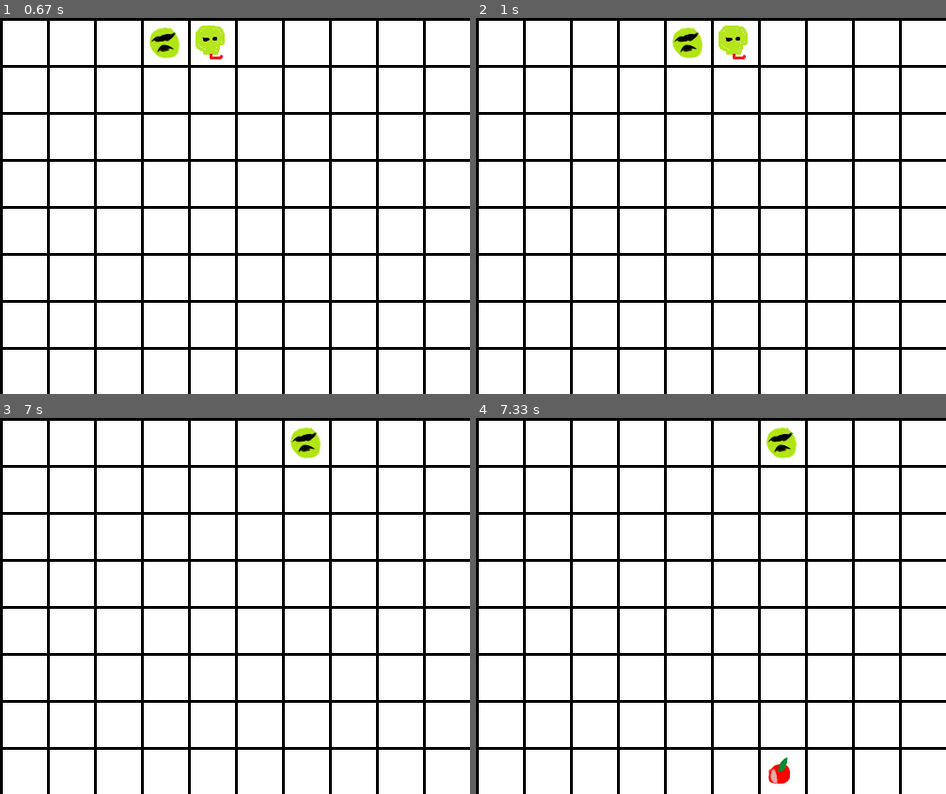
Above: before the commit, frames 1-4 (two rows, left to right).
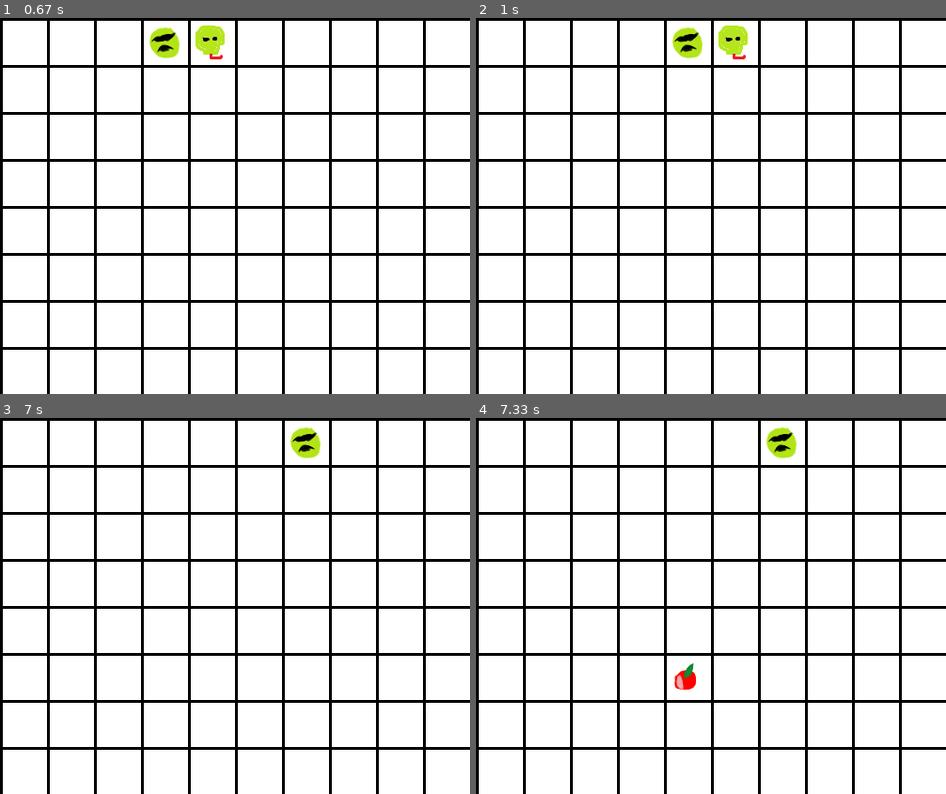
Above: after the commit, the same moments.

Repository: 0421cjy/pygames
Game: pygame game, started from 03_snakeGame/snakeGame.py
Two runs of this game, one before a commit and one after it. Both use one fixed random seed, a clock stepped at 60 frames per second and the inputs below.
Inputs:
- Up to frame 1 (0.67 s): hold Right from 0.33 s (still down)
- Up to frame 2 (1 s): release Right at 0.8 s; hold Up from 0.83 s (still down)
- Up to frame 3 (7 s): release Up at 1.3 s
- Up to frame 4 (7.33 s): no input

Frames 1-3 are identical in both runs. In frame 4, 0.5% of the frame differs, in the area x 42-67%, y 65-98%.

Commit message:
edit Generate apple function

Diff:
--- a/03_snakeGame/snakeGame.py
+++ b/03_snakeGame/snakeGame.py
@@ -48,7 +48,8 @@
 
 def GenerateApple():
 
-    shuffle = [3,4,5,6,7,8,9,0]
+    shuffle = [1,2,3,4,5,6,7,0]
+    shuffle * 2
     random.shuffle(shuffle)
 
     if(shuffle[0] == 0 and map[0]['used'] == 1):
